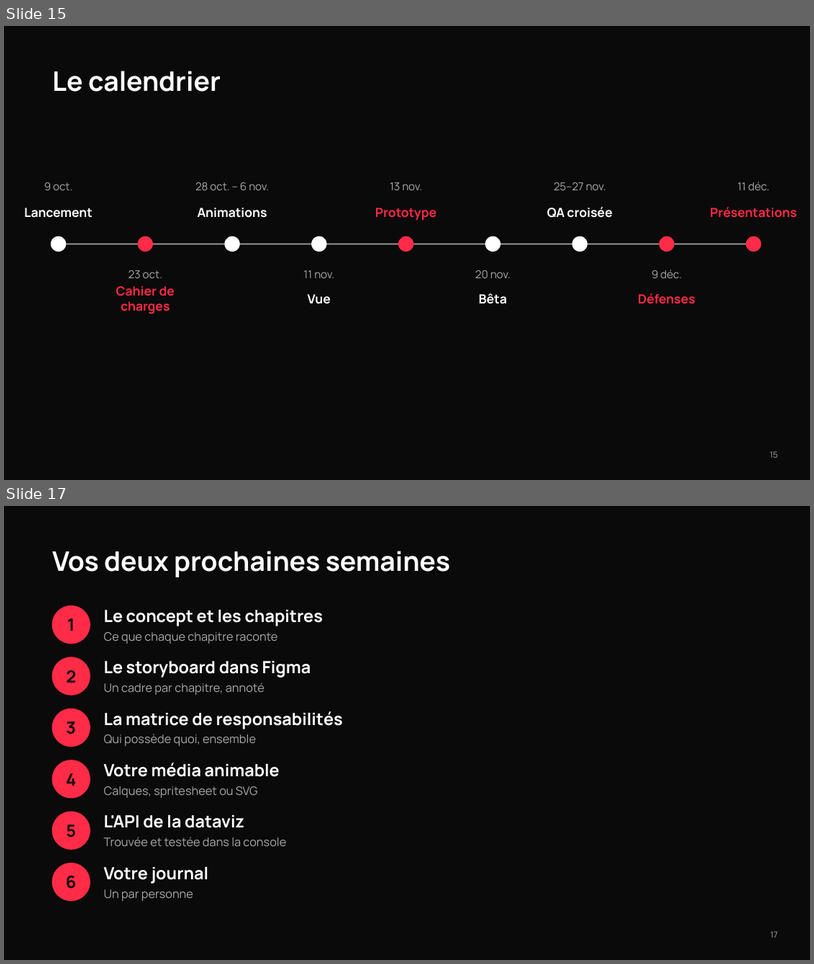
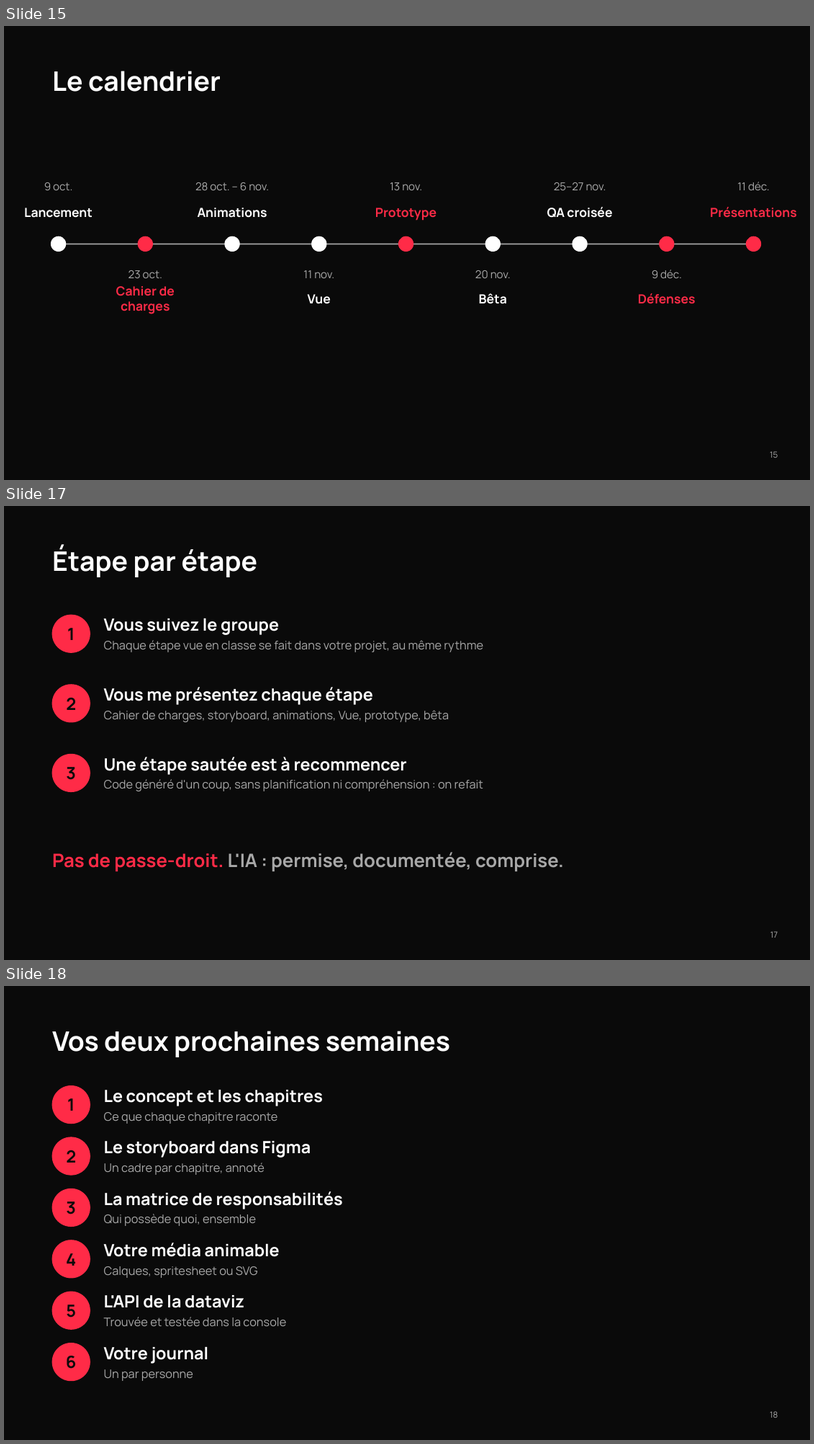
Before and after one commit to tim-montmorency/compendium, a slide deck: docs/582-511-web5/assets/documents/Web5_integrateur-lancement.pptx. Shown one above the other, each under a label of ours: slides 15 and 17 before the commit, slides 15, 17 and 18 after it; the slides between them are not shown. The pictures are 814x964 and 814x1444 pixels, drawn with LibreOffice and Linux fonts; fonts in the diff are those of the drawing. Boxes give left, top, right and bottom in pixels: in the first picture for what was removed or moved away, otherwise in the second. Text is boxed around its words. In the diff, an @@ line names an element or a change of style, - is before the commit and + after.

Commit message:
corrections du lien de anim scroll css dans la nav (yml) et introduction au projet intégrateur et cours 7.2

```diff
--- a/docs/582-511-web5/assets/documents/Web5_integrateur-lancement.pptx
+++ b/docs/582-511-web5/assets/documents/Web5_integrateur-lancement.pptx
@@ slide 17 added at (x1=4, y1=506, x2=810, y2=960), background #0A0A0A @@
@@ title added at (x1=52, y1=546, x2=258, y2=577), 32 pt, text #FFFFFF, bold @@
+Étape par étape
@@ ellipse added at (x1=52, y1=615, x2=90, y2=652), fill #FF2B47, outline #FF2B47 1 pt @@
@@ text added at (x1=67, y1=628, x2=75, y2=640), 20 pt, text #0A0A0A, bold @@
+1
@@ text added at (x1=104, y1=618, x2=279, y2=635), 20 pt, text #FFFFFF, bold @@
+Vous suivez le groupe
@@ text added at (x1=104, y1=640, x2=484, y2=652), 14 pt, text #A8A8A8 @@
+Chaque étape vue en classe se fait dans votre projet, au même rythme
@@ ellipse added at (x1=52, y1=685, x2=90, y2=722), fill #FF2B47, outline #FF2B47 1 pt @@
@@ text added at (x1=66, y1=698, x2=76, y2=710), 20 pt, text #0A0A0A, bold @@
+2
@@ text added at (x1=104, y1=687, x2=373, y2=705), 20 pt, text #FFFFFF, bold @@
+Vous me présentez chaque étape
@@ text added at (x1=104, y1=710, x2=449, y2=722), 14 pt, text #A8A8A8 @@
+Cahier de charges, storyboard, animations, Vue, prototype, bêta
@@ ellipse added at (x1=52, y1=754, x2=90, y2=792), fill #FF2B47, outline #FF2B47 1 pt @@
@@ text added at (x1=104, y1=757, x2=407, y2=775), 20 pt, text #FFFFFF, bold @@
+Une étape sautée est à recommencer
@@ text added at (x1=66, y1=767, x2=76, y2=780), 20 pt, text #0A0A0A, bold @@
+3
@@ text added at (x1=104, y1=779, x2=484, y2=791), 14 pt, text #A8A8A8 @@
+Code généré d'un coup, sans planification ni compréhension : on refait
@@ text added at (x1=52, y1=852, x2=564, y2=871), 22 pt, text #A8A8A8, bold @@
+Pas de passe-droit. L'IA : permise, documentée, comprise.
@@ page number added at (x1=771, y1=931, x2=778, y2=937), 10 pt, text #A8A8A8 @@
+17
@@ what was slide 17 is now slide 18 @@
@@ page number at (x1=770, y1=1411, x2=778, y2=1417): text changed @@
-17
+18
```
Also in this commit, not shown: 1 other slide added, 1 slide removed, 4 other files.
